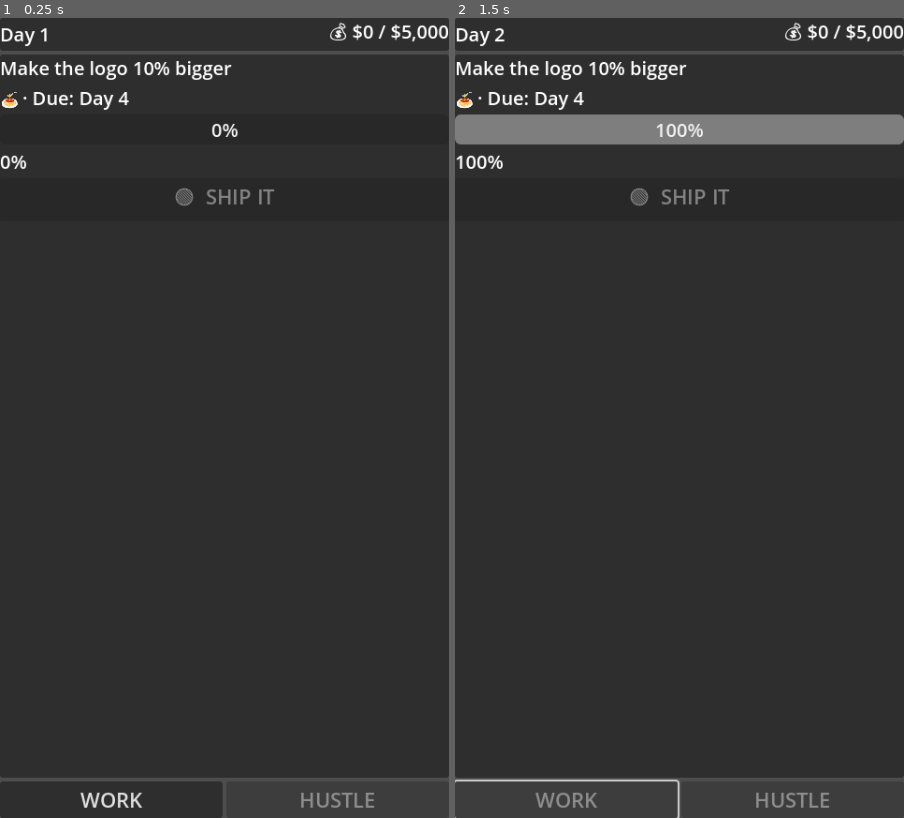
Above: before the commit, frames 1-2 (left to right).
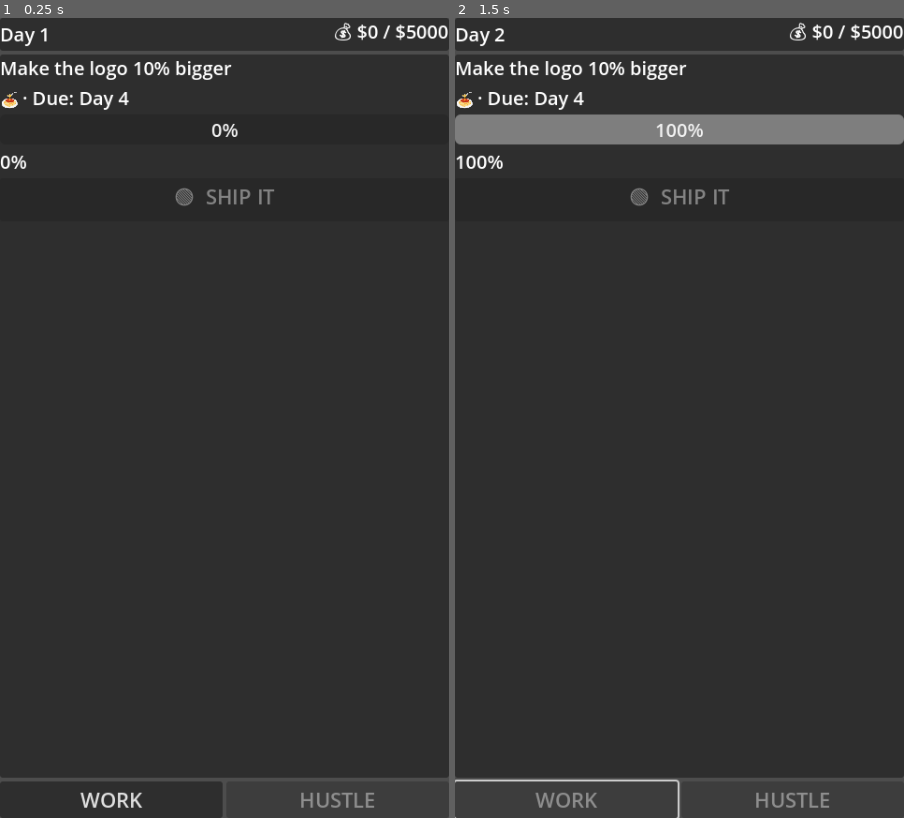
Above: after the commit, the same moments.

Repository: lmchoi/game-code-monkey-code
Game: Godot game, scene res://scenes/game_ui.tscn
Same seed, same stepped clock (60 frames per second), same inputs: the game is played once before the commit and once after it.
Inputs:
- Up to frame 1 (0.25 s): no input
- Up to frame 2 (1.5 s): click "WORK" at 0.5 s; tap Enter at 1.25 s

The runs differ from the first frame. In frame 1, 0.3% of the frame differs, in the area x 73-100%, y 0-3%; in frame 2, 0.3%.

Commit message:
Step 6a — money signal + MoneyLabel wired
Co-Authored-By: Claude Sonnet 4.6 <noreply@anthropic.com>

Diff:
--- a/autoloads/game_manager.gd
+++ b/autoloads/game_manager.gd
@@ -1,10 +1,16 @@
 extends Node
 
 signal day_changed(new_day: int)
+signal money_changed(new_money: int)
 
 var balance: Dictionary = {}
 
 var bugs: int = 0
+
+var money: int = 0:
+	set(value):
+		money = value
+		money_changed.emit(money)
 
 var day: int = 1:
 	set(value):
--- a/scenes/game_ui.gd
+++ b/scenes/game_ui.gd
@@ -6,14 +6,17 @@
 @onready var _progress_bar: ProgressBar = $MainLayout/TaskCard/CardContent/TaskProgressBar
 @onready var _progress_label: Label = $MainLayout/TaskCard/CardContent/ProgressLabel
 @onready var _day_label: Label = $MainLayout/TopBar/HBoxContainer/DayLabel
+@onready var _money_label: Label = $MainLayout/TopBar/HBoxContainer/MoneyLabel
 @onready var _work_button: Button = $MainLayout/ActionButtons/WorkButton
 
 func _ready() -> void:
 	TaskManager.task_changed.connect(_on_task_changed)
 	TaskManager.task_progress_changed.connect(_on_task_progress_changed)
 	GameManager.day_changed.connect(_on_day_changed)
+	GameManager.money_changed.connect(_on_money_changed)
 	_work_button.pressed.connect(GameManager.do_work)
 	GameManager.day_changed.emit(GameManager.day)
+	GameManager.money_changed.emit(GameManager.money)
 	TaskManager.task_changed.emit(TaskManager.current_task)
 
 func _on_task_changed(task_data: Dictionary) -> void:
@@ -27,6 +30,9 @@
 func _on_day_changed(new_day: int) -> void:
 	_day_label.text = "Day %d" % new_day
 
+func _on_money_changed(new_money: int) -> void:
+	_money_label.text = "💰 $%d / $%d" % [new_money, GameManager.balance.win_goal]
+
 func _on_task_progress_changed(progress: float) -> void:
 	_progress_bar.value = progress
 	_progress_label.text = "%d%%" % int(progress)
Not shown, added: test/unit/test_task_manager.gd.uid
